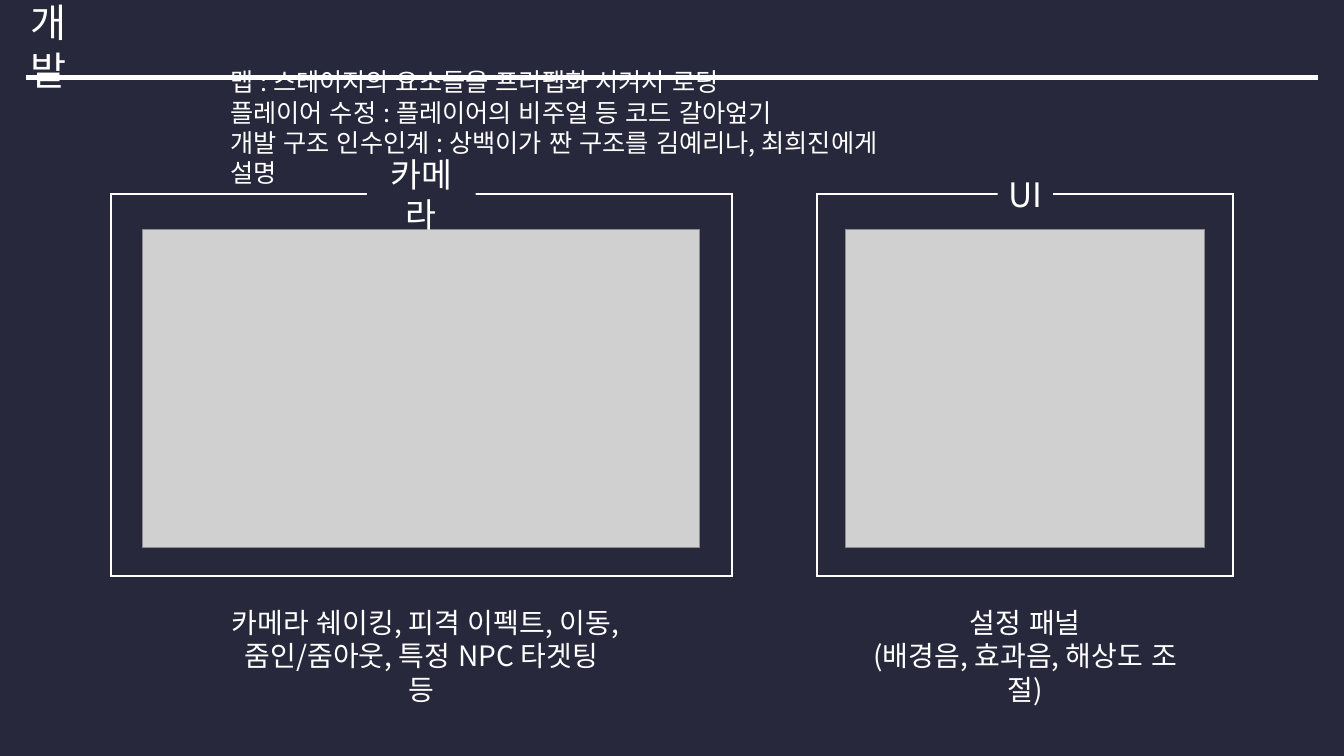
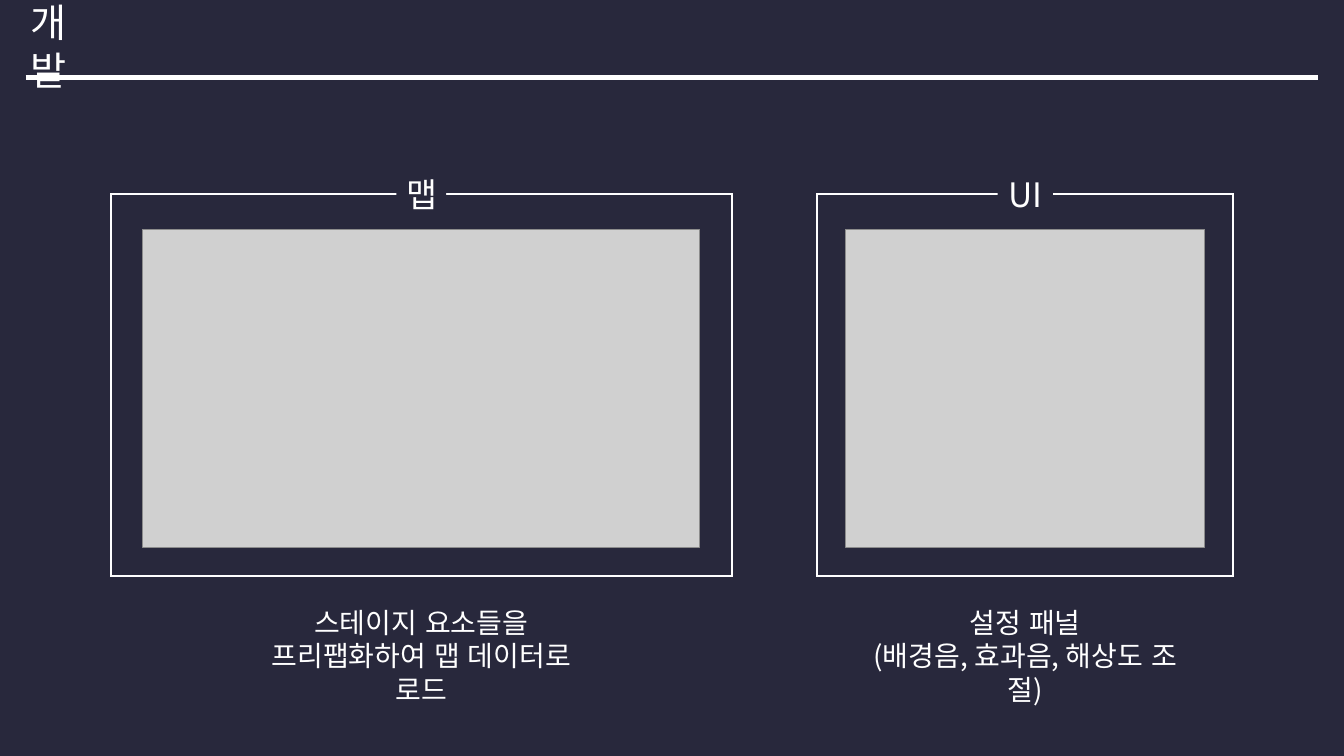
Before and after one commit to crush0408/GameMeister_GraduationProject, a slide deck: slide 4 of Docs/214_AprilReport.pptx. Drawn at 1344x756 pixels with LibreOffice and Linux fonts; fonts in the diff are those of the drawing; grey boxes stand for pictures. Boxes give left, top, right and bottom in pixels: in the first picture for what was removed or moved away, otherwise in the second. Text is boxed around its words. In the diff, an @@ line names an element or a change of style, - is before the commit and + after.

```diff
--- a/Docs/214_AprilReport.pptx
+++ b/Docs/214_AprilReport.pptx
@@ text removed at bbox=[230, 70, 877, 157] @@
-맵 : 스테이지의 요소들을 프리팹화 시켜서 로딩
-플레이어 수정 : 플레이어의 비주얼 등 코드 갈아엎기
-개발 구조 인수인계 : 상백이가 짠 구조를 김예리나, 최희진에게 설명
@@ text at bbox=[406, 179, 437, 210]: text changed @@
-카메라
+맵
@@ text at bbox=[271, 610, 571, 669]: text changed @@
-카메라 쉐이킹, 피격 이펙트, 이동,
-줌인/줌아웃, 특정 NPC 타겟팅 등
+스테이지 요소들을
+프리팹화하여 맵 데이터로 로드
```
Also in this commit, not shown: 2 other slides changed.
